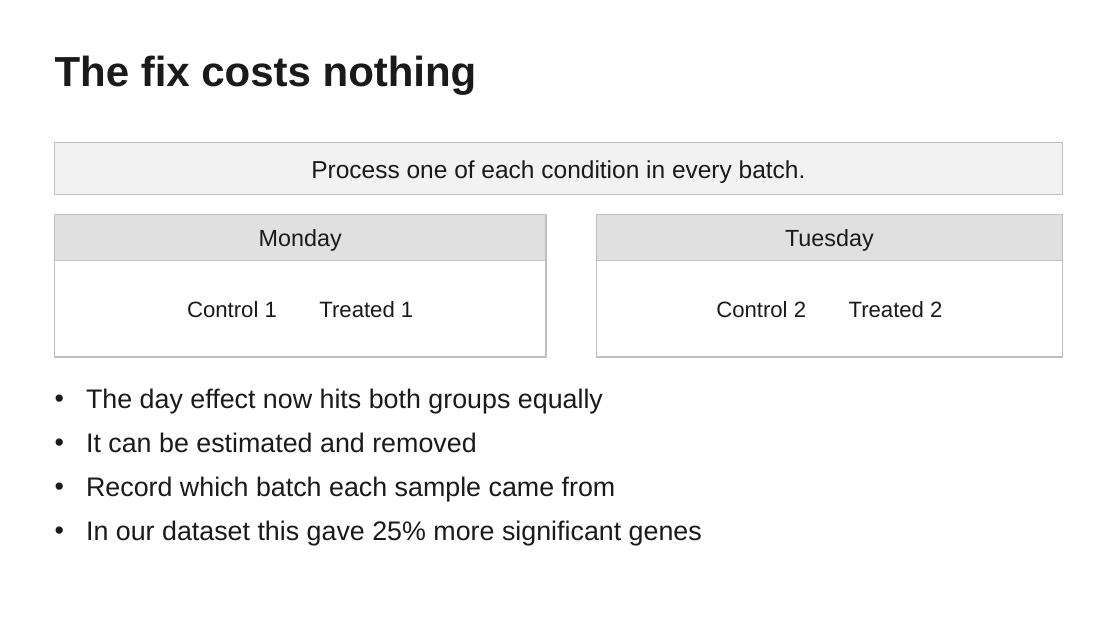
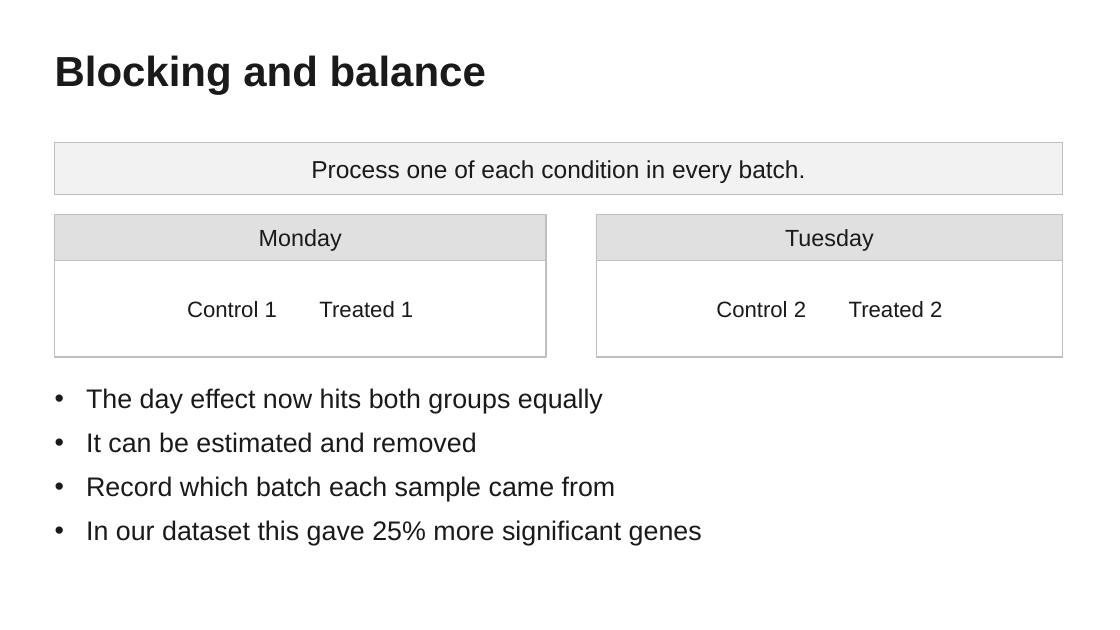
Before and after one commit to savannahmwesigwa/bulk-rnaseq-course, a slide deck: slide 12 of slides/bulk_rnaseq_tutorial.pptx. Drawn at 1120x630 pixels with LibreOffice and Linux fonts; fonts in the diff are those of the drawing. Boxes give left, top, right and bottom in pixels: in the first picture for what was removed or moved away, otherwise in the second. Text is boxed around its words. In the diff, an @@ line names an element or a change of style, - is before the commit and + after.

```diff
--- a/slides/bulk_rnaseq_tutorial.pptx
+++ b/slides/bulk_rnaseq_tutorial.pptx
@@ text at [55, 55, 486, 94]: text changed @@
-The fix costs nothing
+Blocking and balance
```
Also in this commit, not shown: 15 other slides changed, 3 other files.
